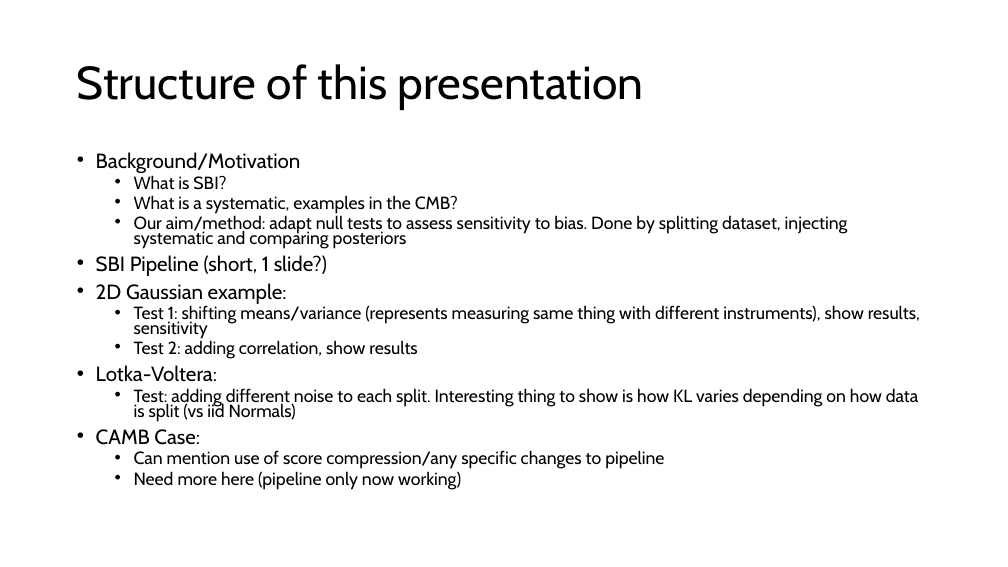
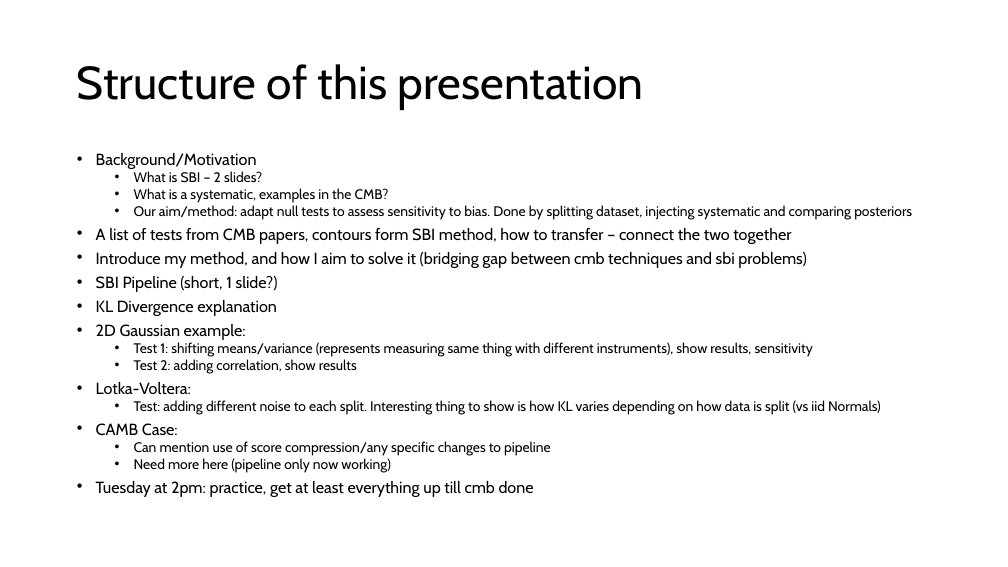
Before and after one commit to jayvasireddy/Part-III-Research-Project, a slide deck: slide 2 of Presentation Draft.pptx. Drawn at 1008x567 pixels with LibreOffice and Linux fonts; fonts in the diff are those of the drawing. Boxes give left, top, right and bottom in pixels: in the first picture for what was removed or moved away, otherwise in the second. Text is boxed around its words. In the diff, an @@ line names an element or a change of style, - is before the commit and + after.

```diff
--- a/Presentation Draft.pptx
+++ b/Presentation Draft.pptx
@@ text at [96,153,912,473]: size 19.6 to 15.4 pt in "Background/Motivation", "SBI Pipeline (short, 1 slide?)", "2D Gaussian example:", "Lotka-Voltera:" and 1 more places; size 16.8 to 13.2 pt in "What is a systematic, examples in the ...", "Our aim/method: adapt null tests to assess ...", "Test 1: shifting means/variance (represents measuring same ...", "Test 2: adding correlation, show results" and 3 more places @@
@@ text at [134,171,262,183]: text changed; size 16.8 to 13.2 pt @@
-  • What is SBI?
+  • What is SBI – 2 slides?
@@ text at [96,228,806,268]: paragraphs added @@
+• A list of tests from CMB papers, contours form SBI method, how to transfer – connect the two together
+• Introduce my method, and how I aim to solve it (bridging gap between cmb techniques and sbi problems)
@@ text at [96,300,277,316]: paragraph added @@
+• KL Divergence explanation
@@ text at [96,481,534,497]: paragraph added @@
+• Tuesday at 2pm: practice, get at least everything up till cmb done
```
Also in this commit, not shown: 1 other slide changed, 6 other files.
